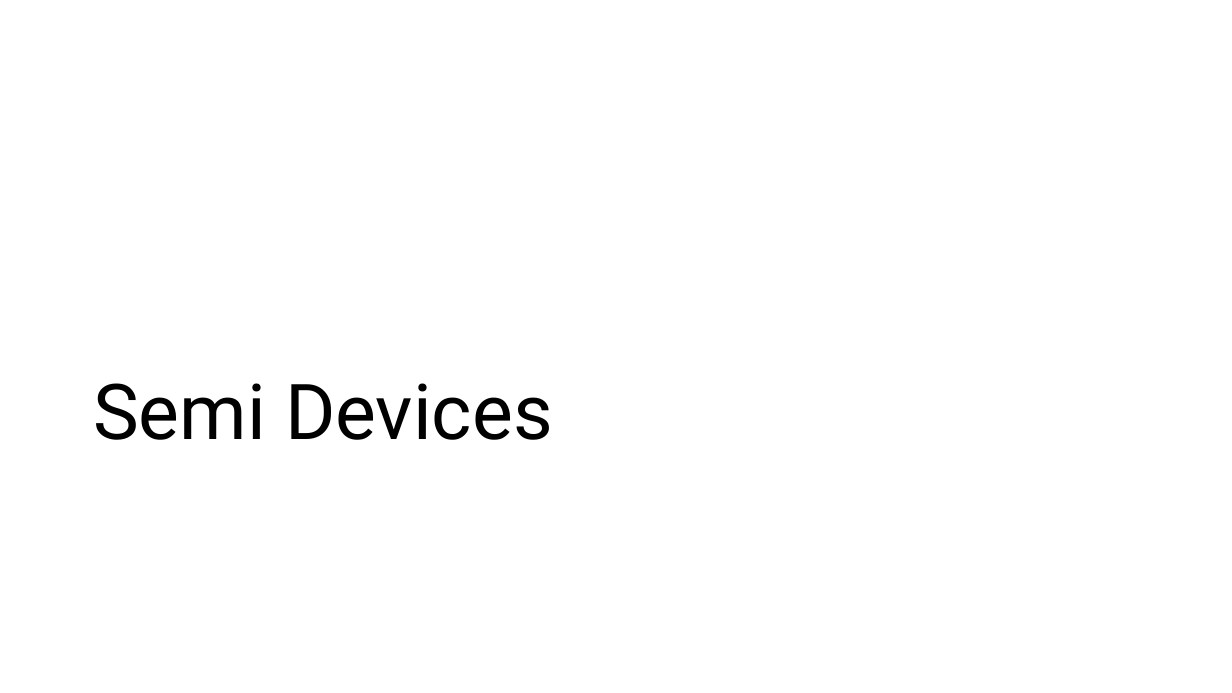
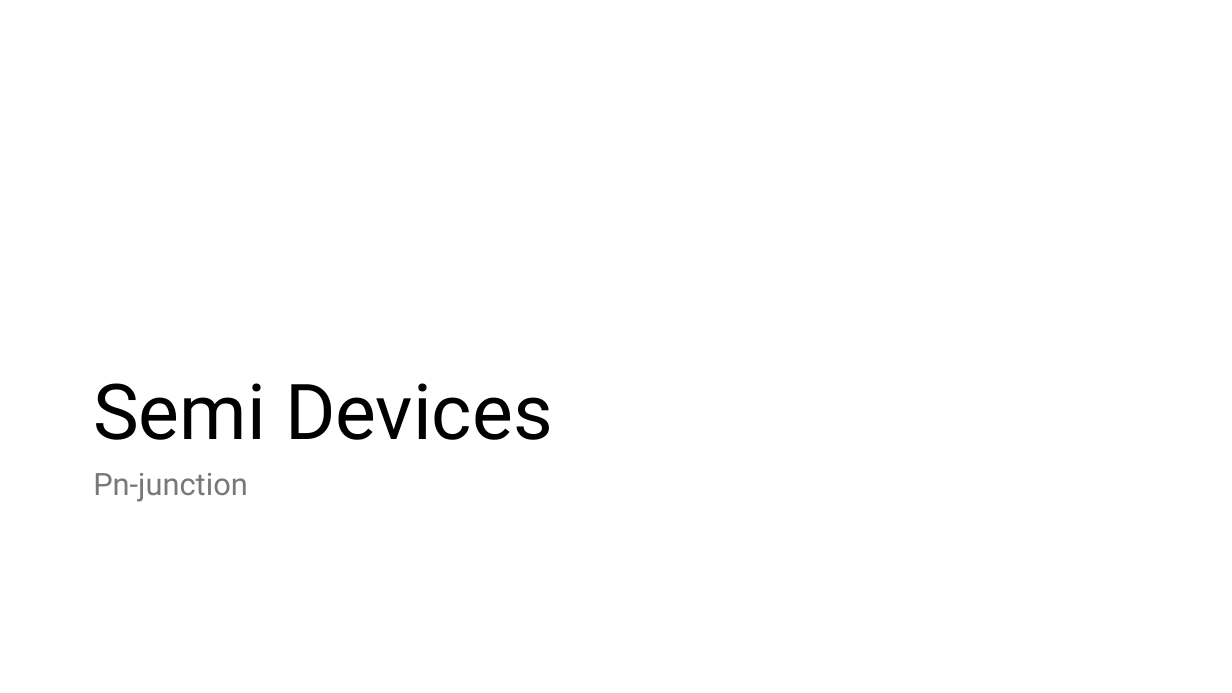
Before and after one commit to mixignal-press/ebook-ice1, a slide deck: slide 2 of figures/fig.pptx. Drawn at 1232x693 pixels with LibreOffice and Linux fonts; fonts in the diff are those of the drawing. Boxes give left, top, right and bottom in pixels: in the first picture for what was removed or moved away, otherwise in the second. Text is boxed around its words. In the diff, an @@ line names an element or a change of style, - is before the commit and + after.

```diff
--- a/figures/fig.pptx
+++ b/figures/fig.pptx
@@ text added at box(93, 473, 248, 502), 24 pt, text #797979 @@
+Pn-junction
```
Also in this commit, not shown: 5 slides added, 5 other files.
